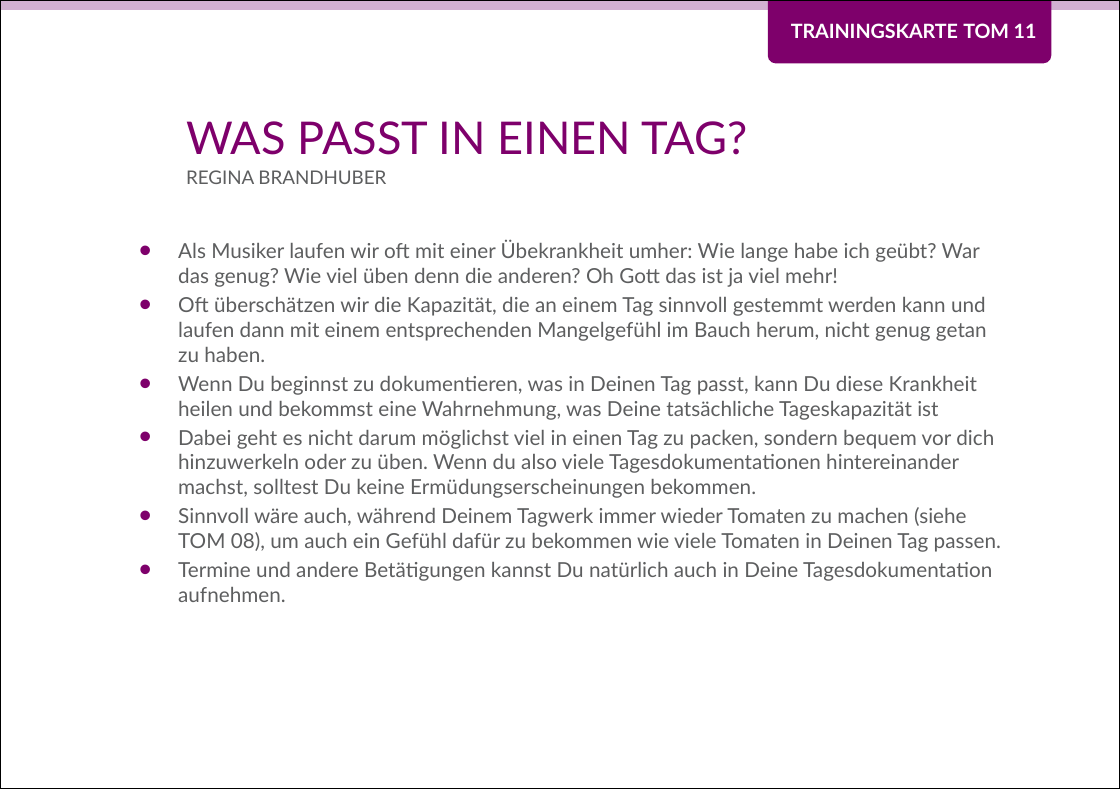
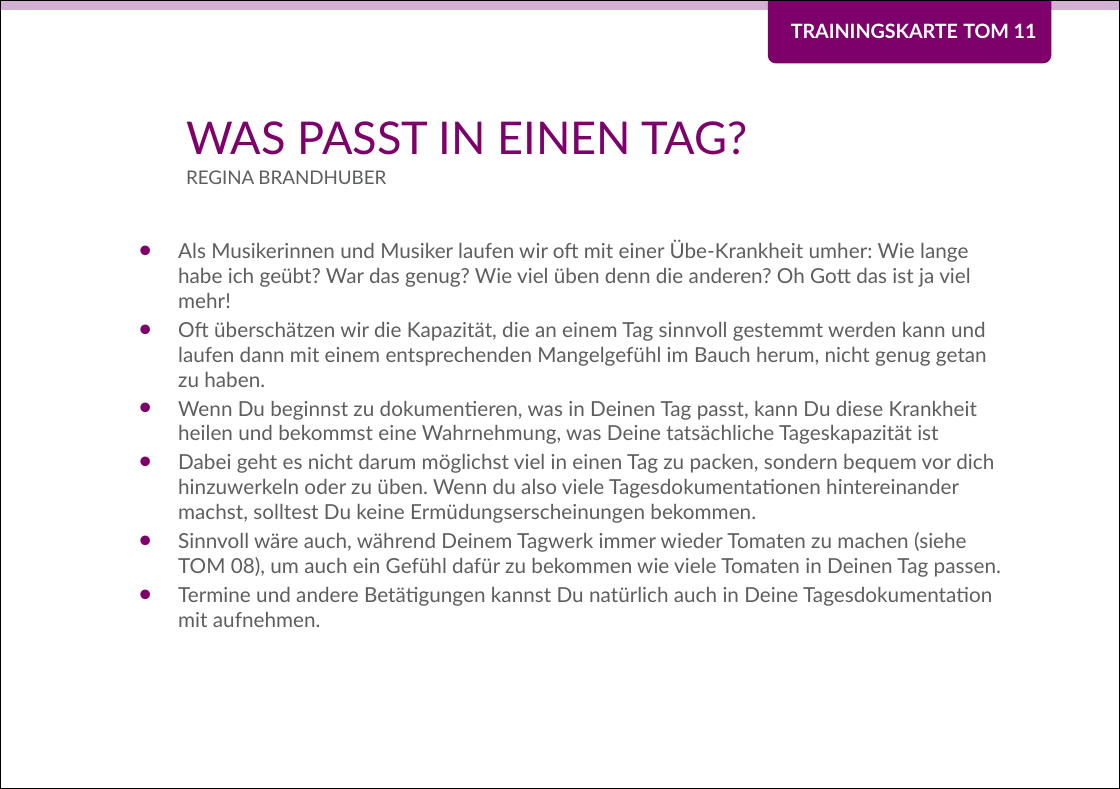
Before and after one commit to Teamtool/training-materials, a slide deck: slide 1 of training-cards/music moves/Tomatoes (TOM)/ger/apprentice/ger_TOM_11_Was_passt_in_einen_Tag_MM_A.pptx. Drawn at 1120x789 pixels with LibreOffice and Linux fonts; fonts in the diff are those of the drawing; background and template pictures are left out. Boxes give left, top, right and bottom in pixels: in the first picture for what was removed or moved away, otherwise in the second. Text is boxed around its words. In the diff, an @@ line names an element or a change of style, - is before the commit and + after.

Commit message:
TOM 11 Was passt in einen Tag
Für Promotion überarbeitet

```diff
--- a/training-cards/music moves/Tomatoes (TOM)/ger/apprentice/ger_TOM_11_Was_passt_in_einen_Tag_MM_A.pptx
+++ b/training-cards/music moves/Tomatoes (TOM)/ger/apprentice/ger_TOM_11_Was_passt_in_einen_Tag_MM_A.pptx
@@ text at <box>178,240,971,308</box>: text changed @@
-• Als Musiker laufen wir oft mit einer Übekrankheit umher: Wie lange habe ich geübt? War das genug? Wie viel üben denn die anderen? Oh Gott das ist ja viel mehr!
+• Als Musikerinnen und Musiker laufen wir oft mit einer Übe-Krankheit umher: Wie lange habe ich geübt? War das genug? Wie viel üben denn die anderen? Oh Gott das ist ja viel mehr!
@@ text at <box>178,587,992,627</box>: text changed @@
-• Termine und andere Betätigungen kannst Du natürlich auch in Deine Tagesdokumentation aufnehmen.
+• Termine und andere Betätigungen kannst Du natürlich auch in Deine Tagesdokumentation mit aufnehmen.
```
Also in this commit, not shown: 1 other file.
